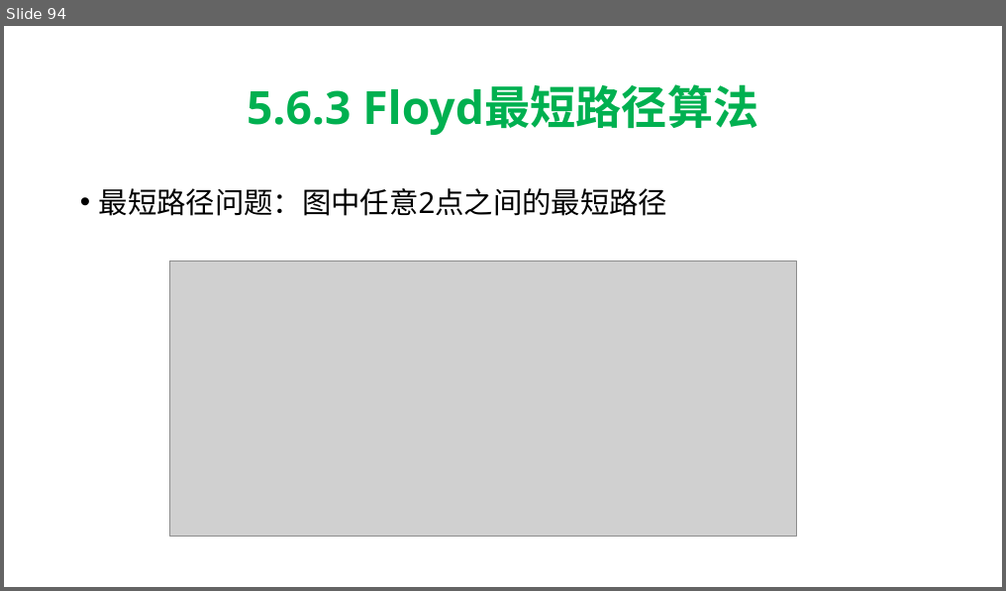
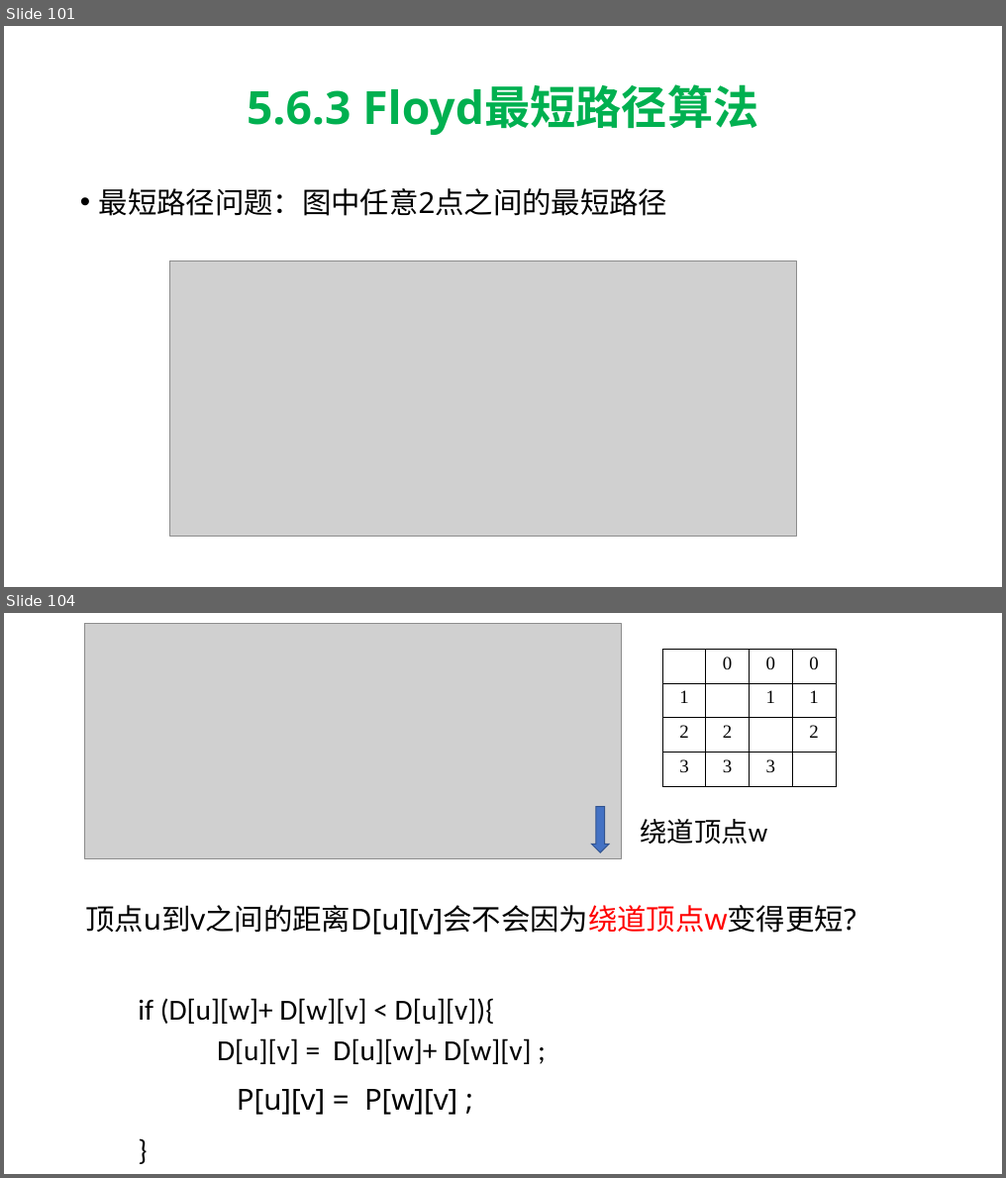
Before and after one commit to hwdong-net/cplusplus17, a slide deck: ppt/第5章 复合类型.pptx. Shown one above the other, each under a label of ours: slide 94 before the commit, slides 101 and 104 after it; the slides between them are not shown. The pictures are 1006x591 and 1006x1178 pixels, drawn with LibreOffice and Linux fonts; fonts in the diff are those of the drawing; grey boxes stand for pictures. Boxes give left, top, right and bottom in pixels: in the first picture for what was removed or moved away, otherwise in the second. Text is boxed around its words. In the diff, an @@ line names an element or a change of style, - is before the commit and + after.

```diff
--- a/ppt/第5章 复合类型.pptx
+++ b/ppt/第5章 复合类型.pptx
@@ slide 104 added at [4,613,1002,1174], background #FFFFFF @@
@@ picture added at [84,623,622,859] @@
@@ table added at [662,649,837,786], 4 rows, 4 columns @@
+ | 0 | 0 | 0
+1 |  | 1 | 1
+2 | 2 |  | 2
+3 | 3 | 3 | 
@@ down arrow added at [592,807,609,854], fill #4472C4, outline #325491 1 pt @@
@@ text added at [640,819,767,844], 26 pt, text #000000 @@
+绕道顶点w
@@ text added at [85,905,856,1115], 28 pt, text #000000 @@
+顶点u到v之间的距离D[u][v]会不会因为绕道顶点w变得更短?
+if (D[u][w]+ D[w][v] < D[u][v]){
+D[u][v] = D[u][w]+ D[w][v] ;
+P[u][v] = P[w][v] ;
+}
@@ what was slide 94 is now slide 101 @@
```
Also in this commit, not shown: 10 slides changed, 17 other slides added, 1 slide removed.
